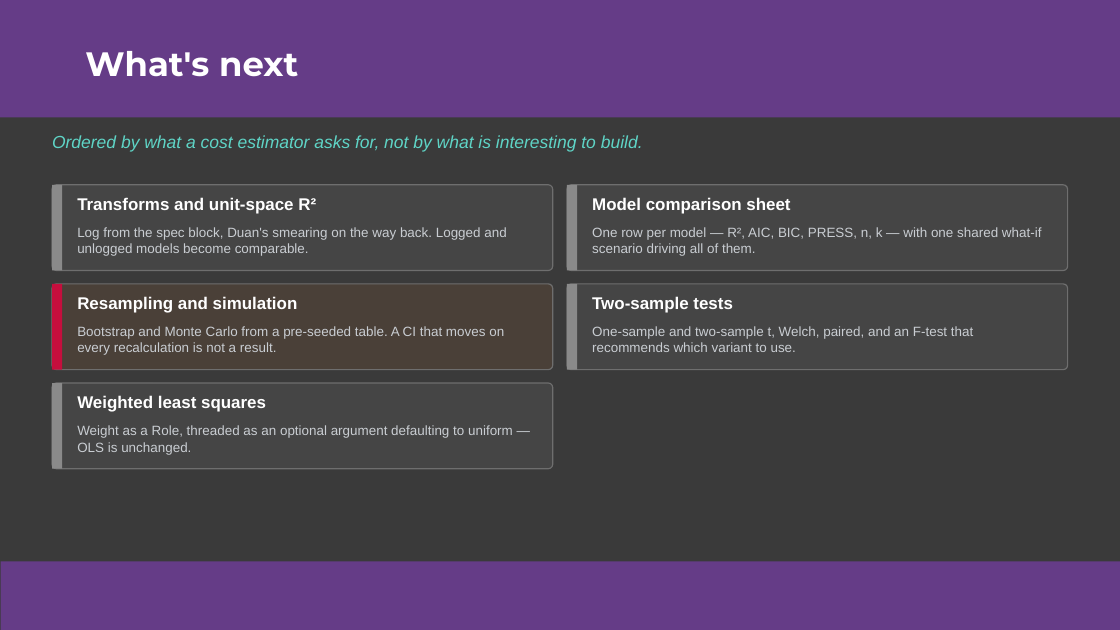
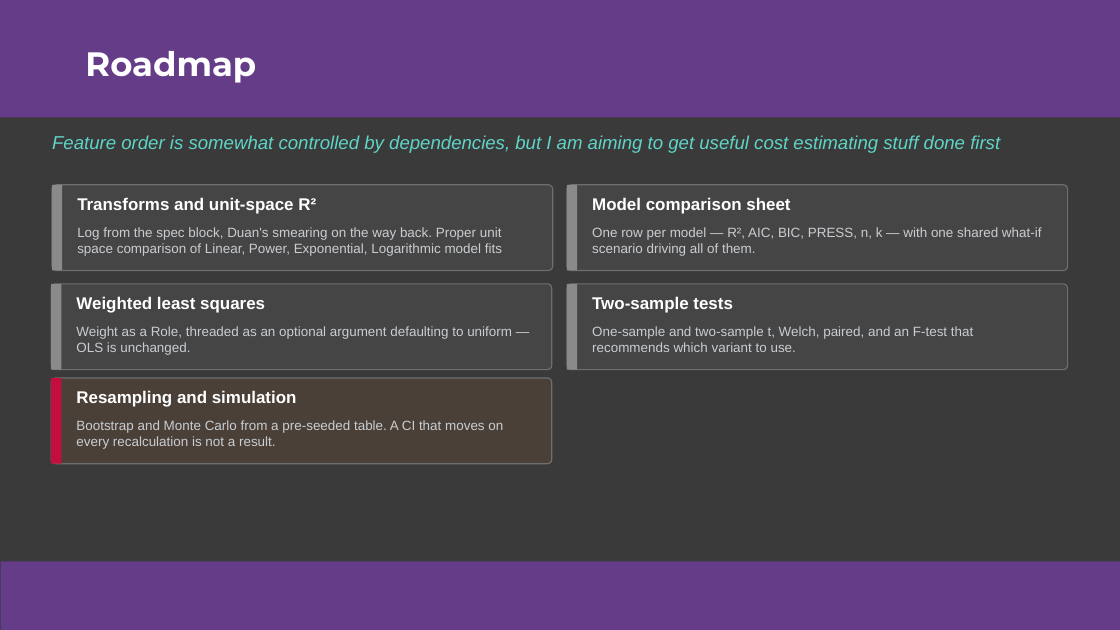
Before and after one commit to colodnerdata/Statistical_Analysis_Lambda_Catalog, a slide deck: slide 36 of Presentations/Excel is Turing Complete CECOP Colodner.pptx (slide 38 before the commit). Drawn at 1120x630 pixels with LibreOffice and Linux fonts; fonts in the diff are those of the drawing. Boxes give left, top, right and bottom in pixels: in the first picture for what was removed or moved away, otherwise in the second. Text is boxed around its words. In the diff, an @@ line names an element or a change of style, - is before the commit and + after.

```diff
--- a/Presentations/Excel is Turing Complete CECOP Colodner.pptx
+++ b/Presentations/Excel is Turing Complete CECOP Colodner.pptx
@@ title at [85,51,256,83]: text changed @@
-What's next
+Roadmap
@@ text at [52,135,1000,153]: text changed; size 15 to 16 pt @@
-Ordered by what a cost estimator asks for, not by what is interesting to build.
+Feature order is somewhat controlled by dependencies, but I am aiming to get useful cost estimating stuff done first
@@ text at [77,227,502,256]: text changed @@
-Log from the spec block, Duan's smearing on the way back. Logged and unlogged models become comparable.
+Log from the spec block, Duan's smearing on the way back. Proper unit space comparison of Linear, Power, Exponential, Logarithmic model fits
@@ 2 texts, 1 rounded rectangle, 1 rectangle: place and size @@
-2 texts, 1 rounded rectangle, 1 rectangle at [52,383,553,469]
+2 texts, 1 rounded rectangle, 1 rectangle at [51,284,552,370]
@@ 2 texts, 1 rounded rectangle, 1 rectangle: place and size @@
-2 texts, 1 rounded rectangle, 1 rectangle at [52,284,553,370]
+2 texts, 1 rounded rectangle, 1 rectangle at [51,378,552,464]
```
Also in this commit, not shown: 23 other slides changed, 5 slides added, 3 other files.
